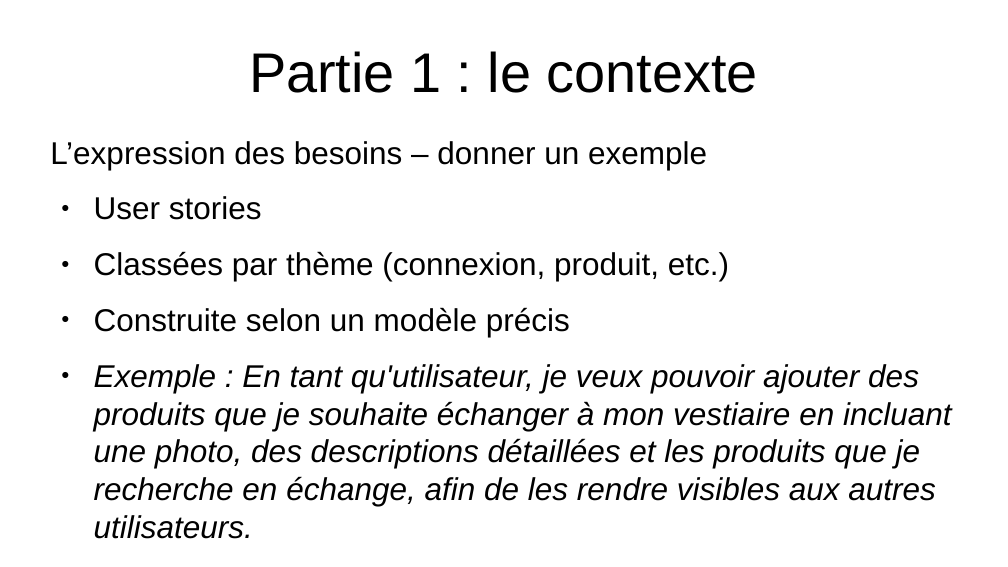
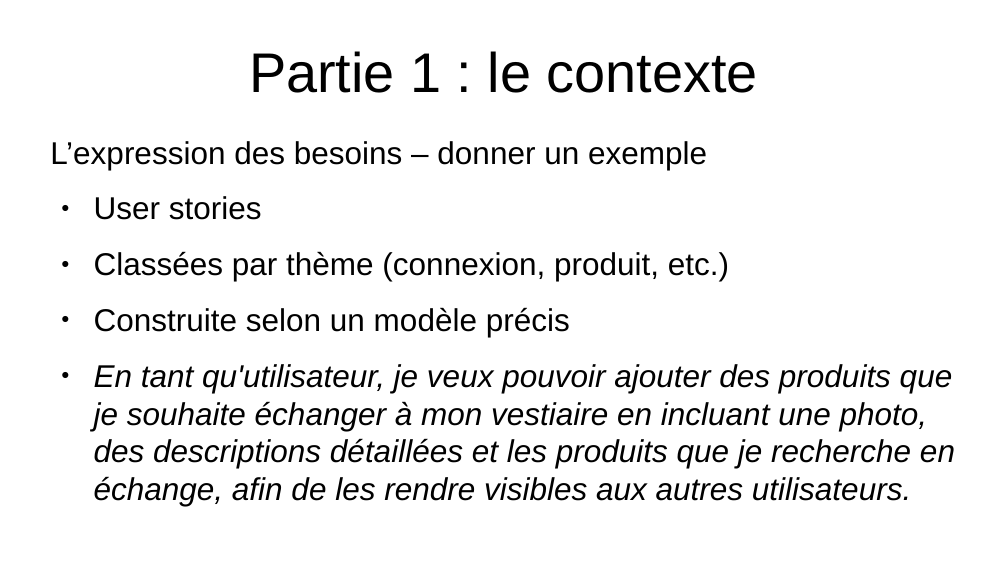
Before and after one commit to EmmaBroudic/Projet-Nooky, a slide deck: slide 12 of doc/Nooky2.odp. Drawn at 1008x567 pixels with LibreOffice and Linux fonts; fonts in the diff are those of the drawing. Boxes give left, top, right and bottom in pixels: in the first picture for what was removed or moved away, otherwise in the second. Text is boxed around its words. In the diff, an @@ line names an element or a change of style, - is before the commit and + after.

```diff
--- a/doc/Nooky2.odp
+++ b/doc/Nooky2.odp
@@ text at (94,364,955,506): text changed @@
-● Exemple : En tant qu'utilisateur, je veux pouvoir ajouter des produits que je souhaite échanger à mon vestiaire en incluant une photo, des descriptions détaillées et les produits que je recherche en échange, afin de les rendre visibles aux autres utilisateurs.
+● En tant qu'utilisateur, je veux pouvoir ajouter des produits que je souhaite échanger à mon vestiaire en incluant une photo, des descriptions détaillées et les produits que je recherche en échange, afin de les rendre visibles aux autres utilisateurs.
```
Also in this commit, not shown: 7 other slides changed, 3 other files.
